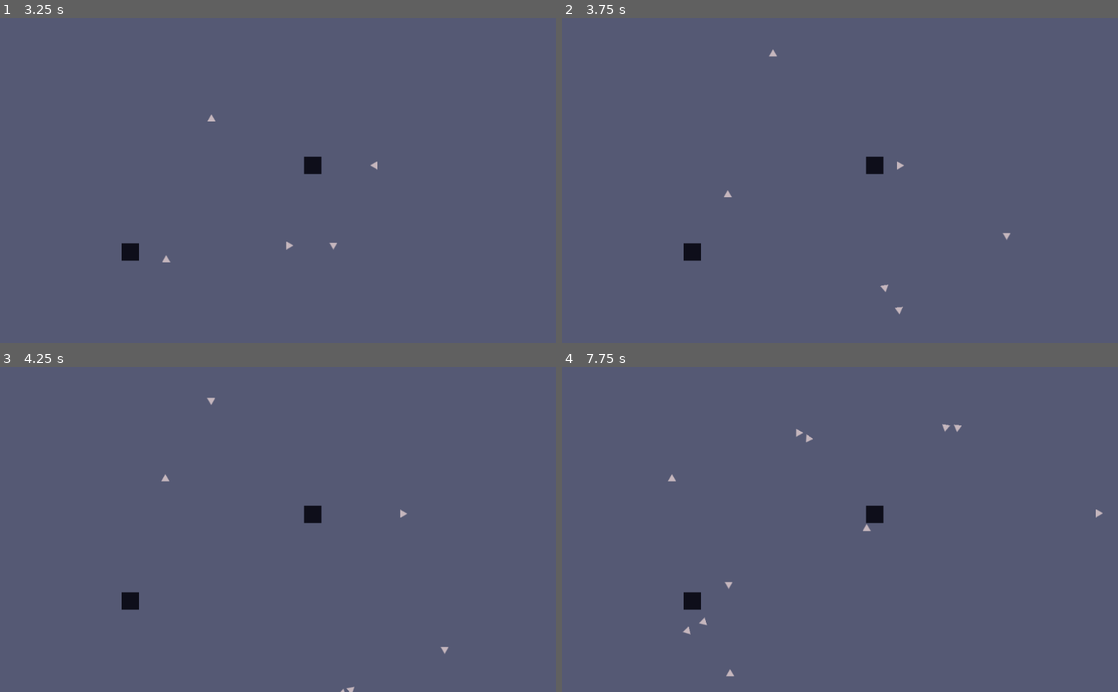
Above: before the commit, frames 1-4 (two rows, left to right).
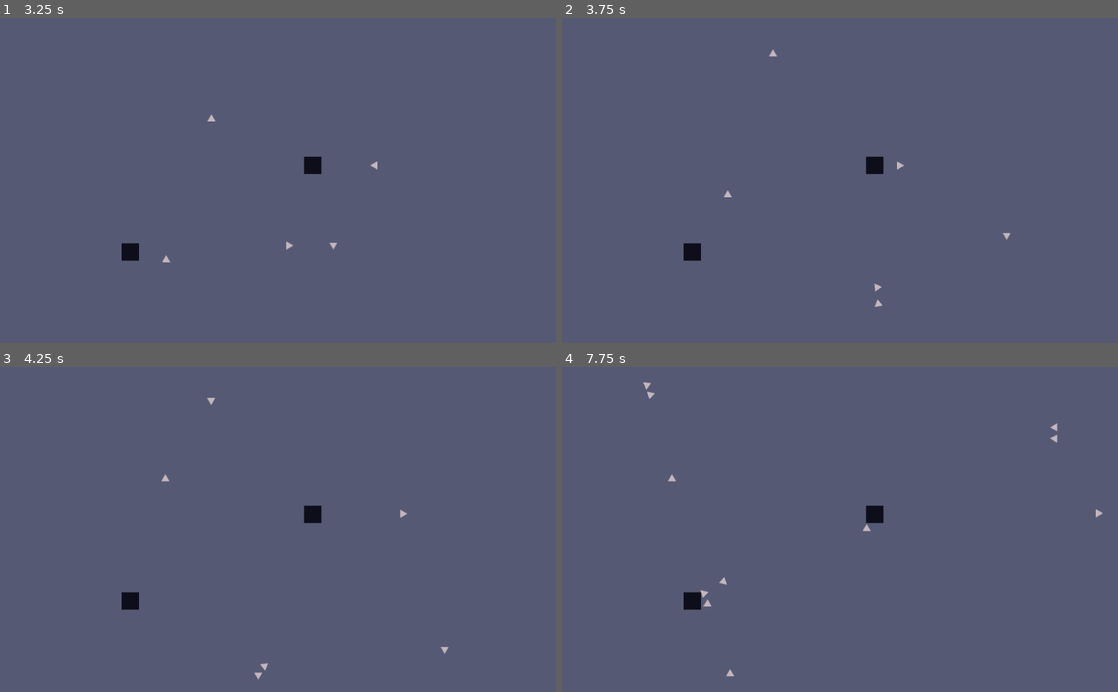
Above: after the commit, the same moments.

Repository: viniciusgerevini/godot-boids
Game: Godot game, scene res://main.tscn
Two runs of this game, one before a commit and one after it. Both use one fixed random seed, a clock stepped at 60 frames per second and the inputs below.
Inputs (mouse positions are in pixels of both pictures, inside the frame that each line leads up to):
- Up to frame 1 (3.25 s): move the mouse to (400, 164) at 0.52 s; click (400, 164) at 0.67 s; move the mouse to (166, 196) at 1.27 s; click (166, 196) at 1.42 s; move the mouse to (333, 109) at 2.02 s; click (333, 109) at 2.17 s; move the mouse to (250, 245) at 2.77 s; click (250, 245) at 2.92 s
- Up to frame 2 (3.75 s): move the mouse to (1006, 229) at 3.52 s; click (1006, 229) at 3.67 s
- Up to frame 3 (4.25 s): no input
- Up to frame 4 (7.75 s): move the mouse to (673, 480) at 4.27 s; click (673, 480) at 4.42 s; move the mouse to (867, 529) at 5.02 s; click (867, 529) at 5.17 s; move the mouse to (756, 448) at 5.77 s; click (756, 448) at 5.92 s; move the mouse to (962, 513) at 6.52 s; click (962, 513) at 6.67 s; move the mouse to (728, 545) at 7.27 s; click (728, 545) at 7.42 s

Frame 1 is identical in both runs. In frame 2, less than 0.1% of the frame differs, in the area x 56-62%, y 81-92%; in frame 3, less than 0.1%; in frame 4, 0.3%, in the area x 14-90%, y 4-83%.

Commit message:
renamed heading by direction for consistence

Diff:
--- a/boid.gd
+++ b/boid.gd
@@ -2,8 +2,8 @@
 
 var _max_speed = 2
 var _speed = 2
+var _direction = Vector2(0, 1)
 var _separation_distance = 20
-var _direction = Vector2(0, 1)
 
 var _local_flockmates = []
 
@@ -17,7 +17,6 @@
 	else:
 		_direction = _flock_direction()
 
-
 func _collision_reaction_direction(collision):
 	return (collision.position - collision.normal).direction_to(self.position)
 
@@ -28,7 +27,7 @@
 	var cohesion = Vector2()
 
 	for flockmate in _local_flockmates:
-		heading += flockmate.get_heading()
+		heading += flockmate.get_direction()
 		cohesion += flockmate.position
 
 		var distance = self.position.distance_to(flockmate.position)
@@ -43,10 +42,10 @@
 		var center_speed = _max_speed * self.position.distance_to(cohesion) / $detection_radius/CollisionShape2D.shape.radius
 		cohesion = center_direction * center_speed
 
-	return ((separation * 0.5) + _direction + (heading * 0.5) + (cohesion * 0.1)).clamped(_max_speed)
+	return (_direction + separation * 0.5 + heading * 0.5 + cohesion * 0.5).clamped(_max_speed)
 
 
-func get_heading():
+func get_direction():
 	return _direction
 
 
Not shown: 3 places in main.tscn that only renumber resources
